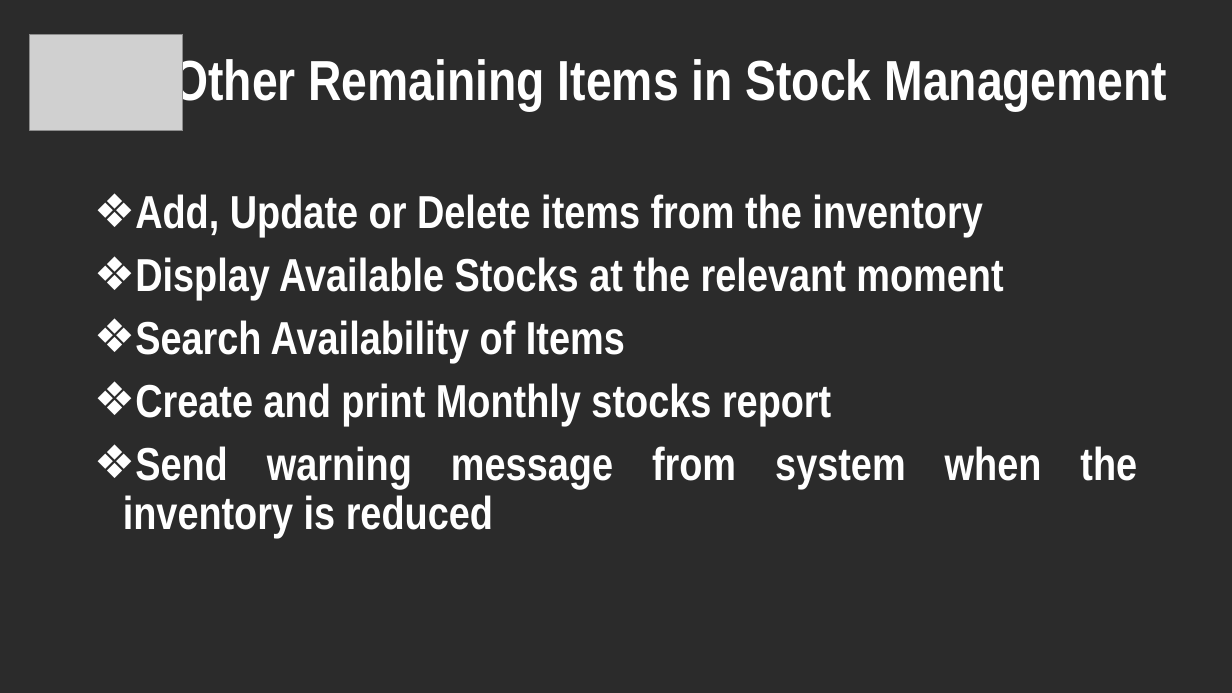
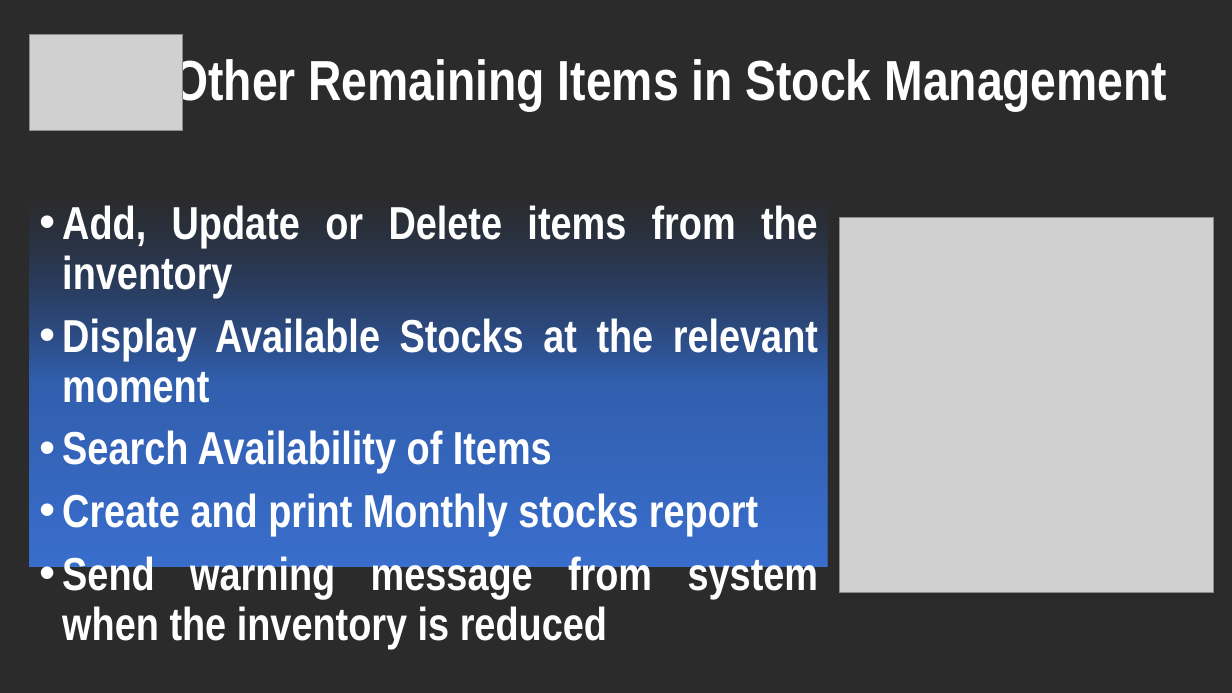
Before and after one commit to Lasitha64/Project1, a slide deck: slide 17 of Project Proposal New.pptx. Drawn at 1232x693 pixels with LibreOffice and Linux fonts; fonts in the diff are those of the drawing; grey boxes stand for pictures; background and template pictures are left out; a plain dark background stands for a picture behind light text. Boxes give left, top, right and bottom in pixels: in the first picture for what was removed or moved away, otherwise in the second. Text is boxed around its words. In the diff, an @@ line names an element or a change of style, - is before the commit and + after.

```diff
--- a/Project Proposal New.pptx
+++ b/Project Proposal New.pptx
@@ text "Add, Update or Delete items ...": place and size @@
-text "Add, Update or Delete items ..." at bbox=[123, 194, 1137, 538]
+text "Add, Update or Delete items ..." at bbox=[30, 195, 828, 567]
@@ text "Add, Update or Delete items ..." at bbox=[30, 195, 828, 567]: bullet ❖ to •; fill none to gradient #23427A to #315EAD to #3A6FCE @@
@@ picture added at bbox=[839, 218, 1214, 592] @@
```
